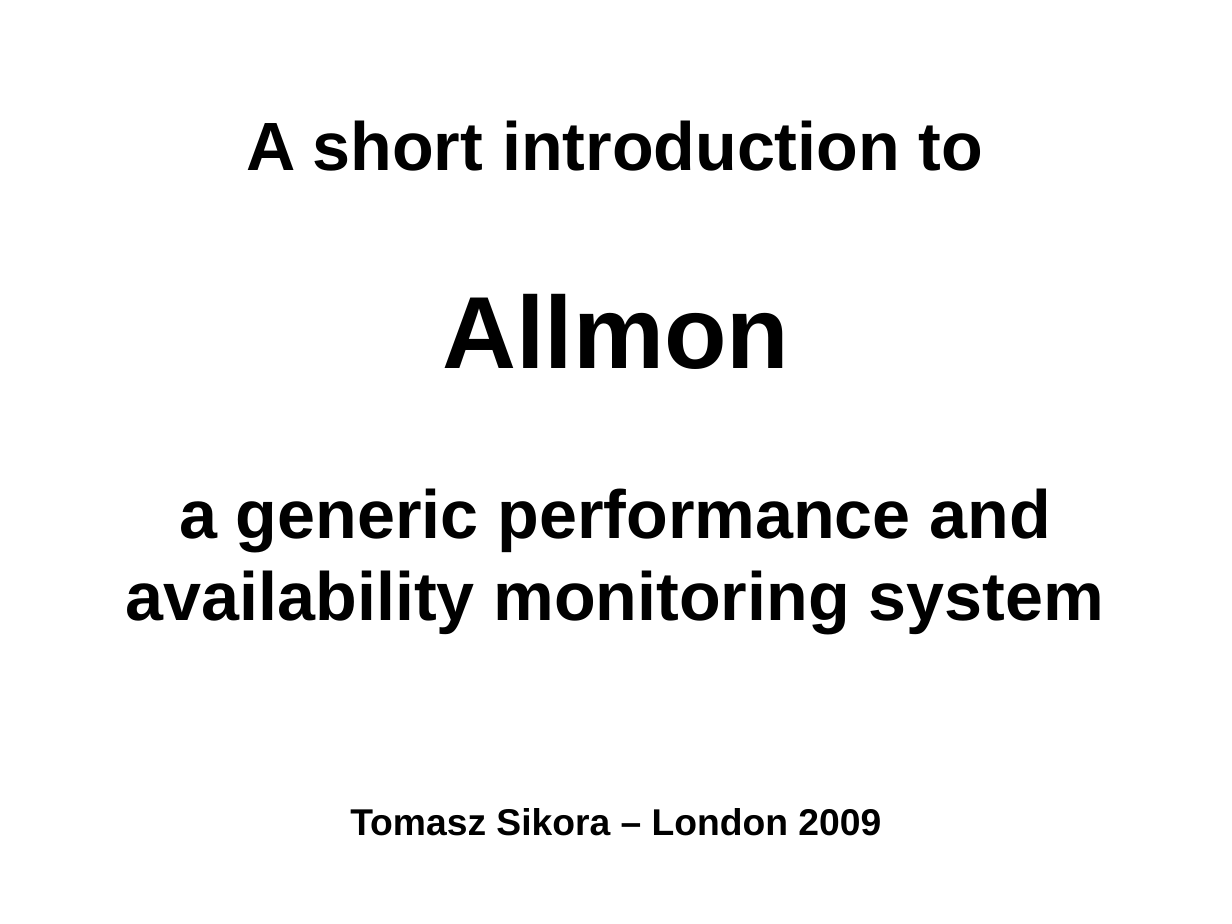
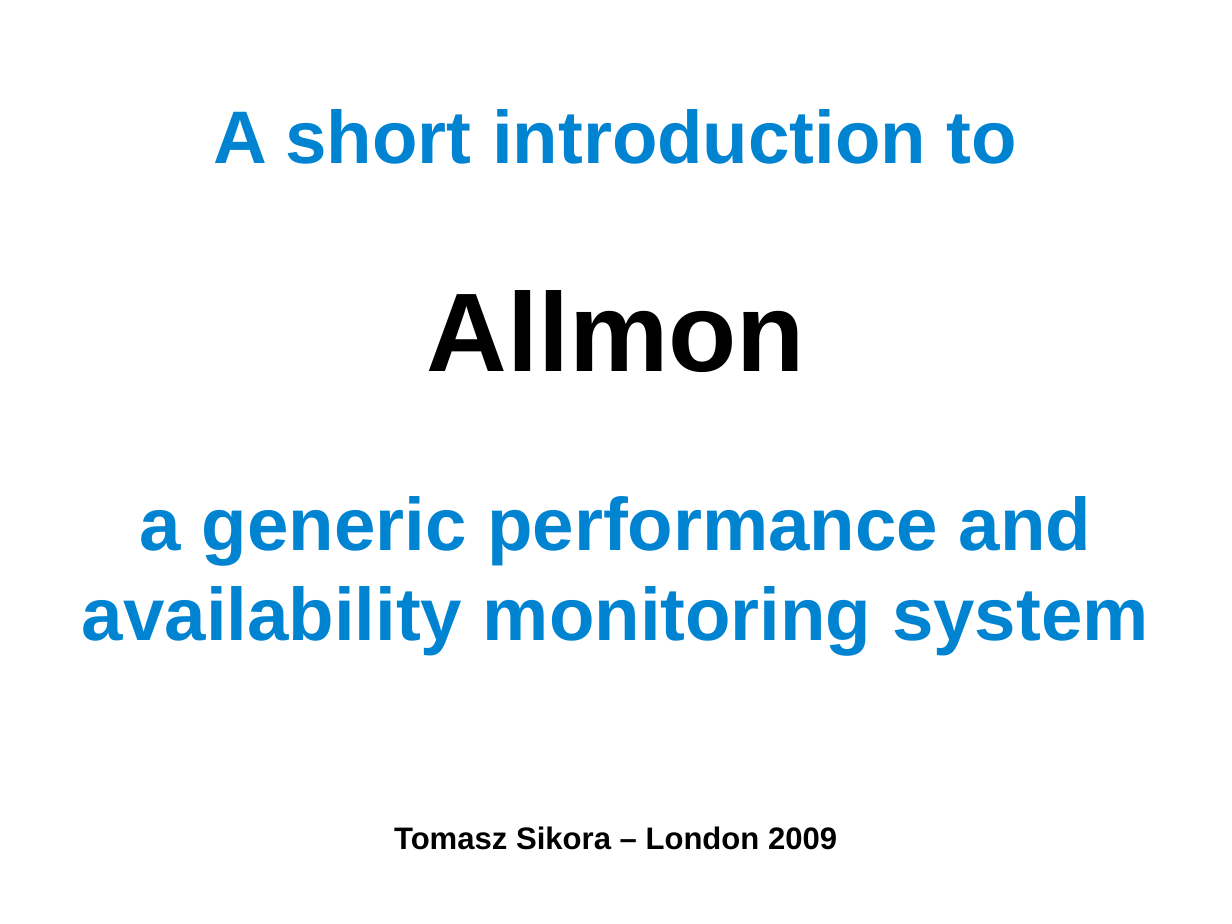
Before and after one commit to potatofantasy/allmon, a slide deck: slide 1 of wiki/allmon-introduction-v0.1.0.odp. Drawn at 1232x924 pixels with LibreOffice and Linux fonts; fonts in the diff are those of the drawing. Boxes give left, top, right and bottom in pixels: in the first picture for what was removed or moved away, otherwise in the second. Text is boxed around its words. In the diff, an @@ line names an element or a change of style, - is before the commit and + after.

Commit message:
Changes to short introduction to allmon

```diff
--- a/wiki/allmon-introduction-v0.1.0.odp
+++ b/wiki/allmon-introduction-v0.1.0.odp
@@ subtitle "A short introduction to" at [82, 109, 1149, 850]: size 44 to 48 pt, text colour #000000 to #0084D1 in "A short introduction to", "a generic performance and availability monitoring system"; size 66 to 72 pt in "Allmon"; size 24 to 20 pt in "Tomasz Sikora – London 2009" @@
```
Also in this commit, not shown: 10 other slides changed, 2 other files.
